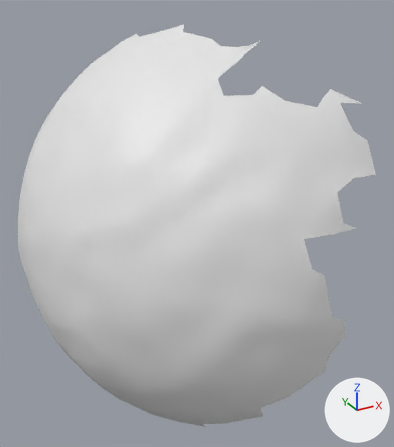
Renders of the OBJ model res/final/onecam_fullvolume/12/cleanedup/FullVolium.000469.obj from each side of a commit.
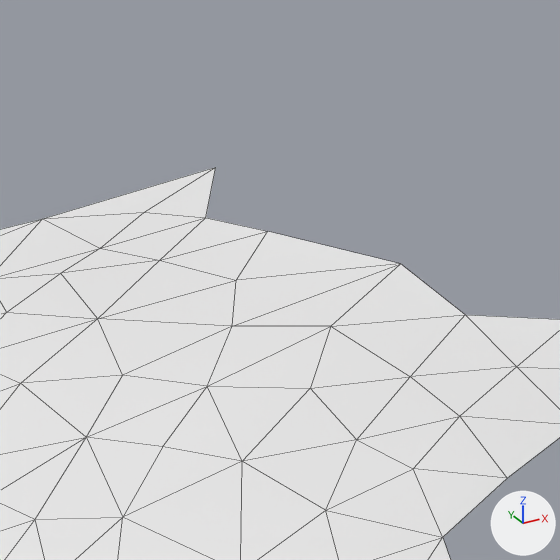
There are two pictures of each version: one whole from a 50 mm lens placed at (77.6, -254.1, 1073.2), pointed at (164.0, -97.0, 994.6), one close up on the part from 39% to 60% of the width and 0% to 18% of the height. The axes (+X, +Y, +Z) are drawn at lower right. The lights are the same throughout. The close-ups show mesh edges as thin lines. Where no turn or scale is listed for an object, it has been applied to the vertices.

The first close-up shows 'FullVolium.000469'.
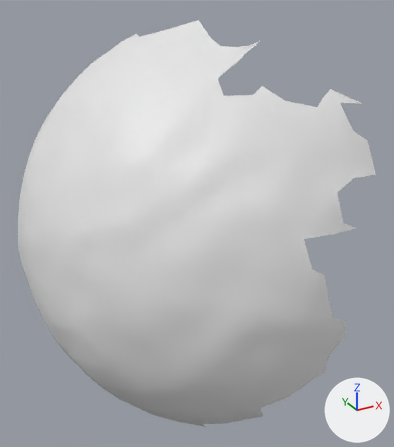
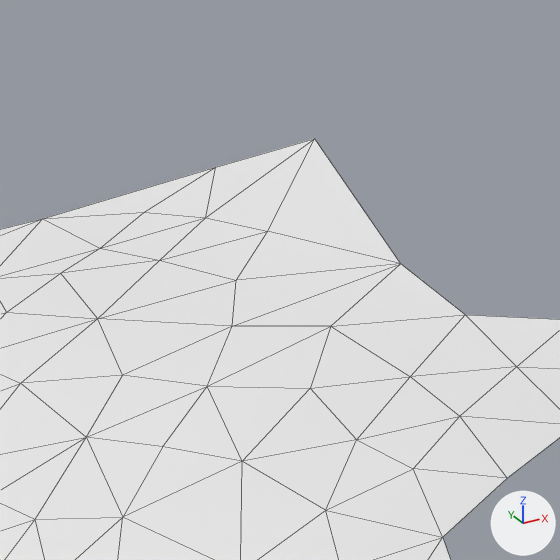
Edits to the bpy script that builds the scene:
```text
Change me_fullvolium_000469:
    where me_fullvolium_000469.from_pydata(...)  # 1036 vertices, 1999 faces; spans x 106.5..203.7, y -156.5..-32.4, z 917.9..1060.6
    used by ob_fullvolium_000469; location = (0.0, 0.0, 0.0)
    me_fullvolium_000469 part 1
    me_fullvolium_000469.vertices[1035].co: (135.3, -83.2, 917.9) -> (170.3, -86.7, 1062.2)  # not seen -> pixel (314, 138)
```

Pixel boxes [x1, y1, x2, y2] of what changed, in the close-ups (560 x 560 px; the box of a moved part takes in the faces that stretch with it):
'FullVolium.000469', reshaped
    before: [0, 167, 560, 560]
    after: [0, 139, 560, 560]
part 1 of me_fullvolium_000469, moved or reshaped (not visible before)
    after: [206, 139, 400, 264]
